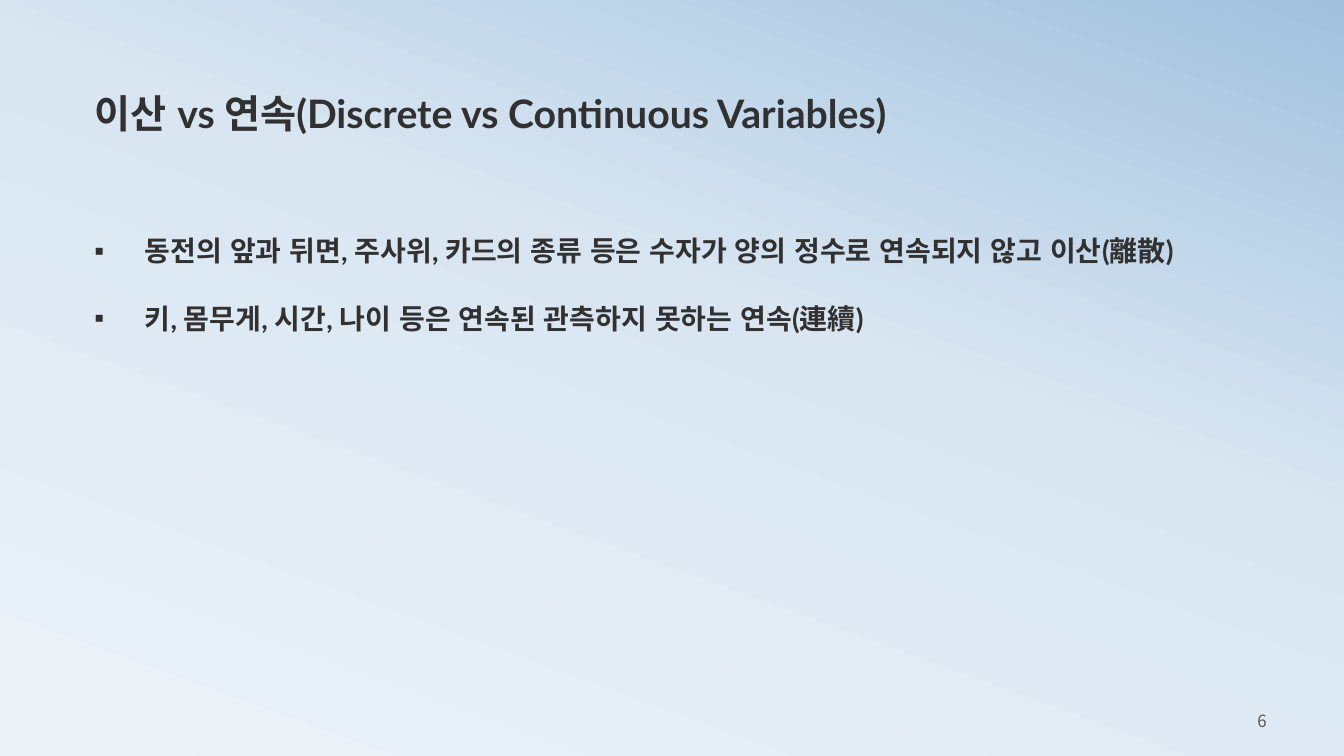
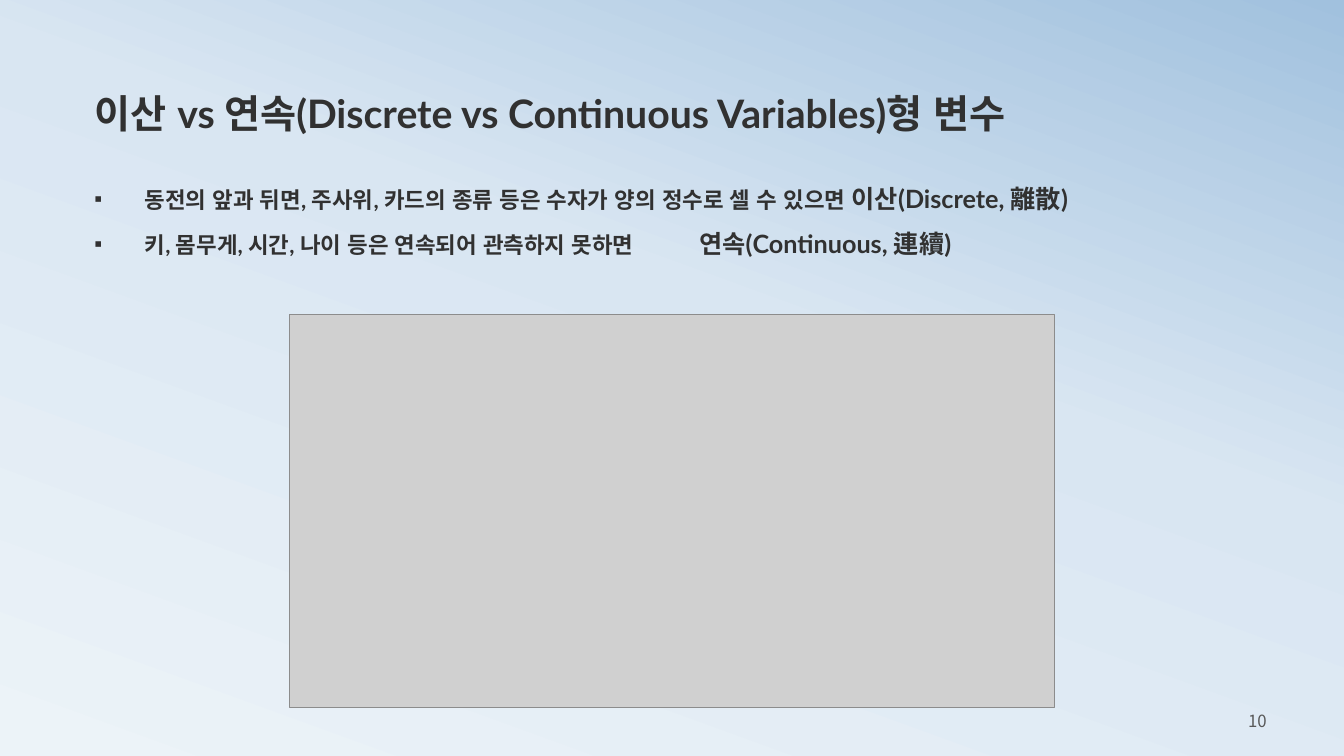
Before and after one commit to ancestor9/mathematics-for-machine-learning, a slide deck: slide 10 of 2_probability theory for machine learning.pptx (slide 6 before the commit). Drawn at 1344x756 pixels with LibreOffice and Linux fonts; fonts in the diff are those of the drawing; grey boxes stand for pictures. Boxes give left, top, right and bottom in pixels: in the first picture for what was removed or moved away, otherwise in the second. Text is boxed around its words. In the diff, an @@ line names an element or a change of style, - is before the commit and + after.

```diff
--- a/2_probability theory for machine learning.pptx
+++ b/2_probability theory for machine learning.pptx
@@ text at <box>94,95,1005,134</box>: text changed @@
-이산 vs 연속(Discrete vs Continuous Variables)
+이산 vs 연속(Discrete vs Continuous Variables)형 변수
@@ text at <box>145,186,1068,257</box>: text changed; size 20 to 16 pt @@
-▪ 동전의 앞과 뒤면, 주사위, 카드의 종류 등은 수자가 양의 정수로 연속되지 않고 이산(離散)
-▪ 키, 몸무게, 시간, 나이 등은 연속된 관측하지 못하는 연속(連續)
+▪ 동전의 앞과 뒤면, 주사위, 카드의 종류 등은 수자가 양의 정수로 셀 수 있으면 이산(Discrete, 離散)
+▪ 키, 몸무게, 시간, 나이 등은 연속되어 관측하지 못하면 연속(Continuous, 連續)
@@ picture added at <box>289,315,1054,708</box> @@
@@ page number at <box>1248,714,1267,727</box>: text changed @@
-6
+10
```
Also in this commit, not shown: 2 other slides changed, 23 slides added.
